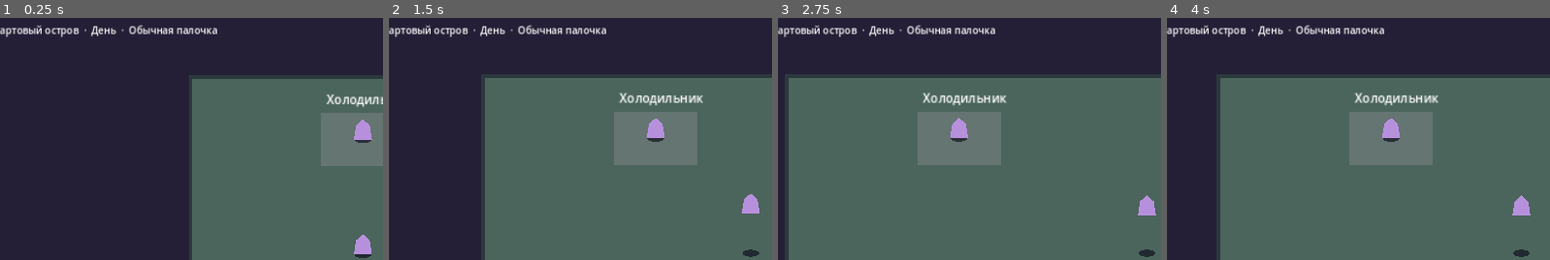
Above: before the commit, frames 1-4 (left to right).
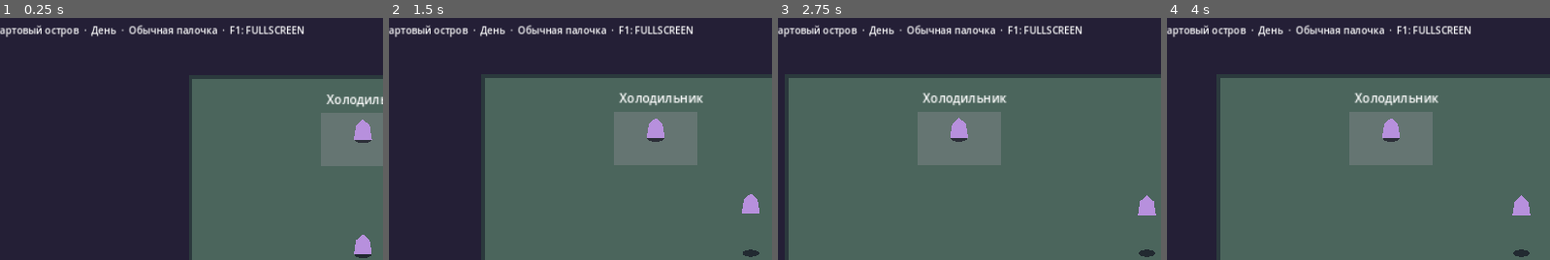
Above: after the commit, the same moments.

Repository: 0ri-space-cat/luna-dev-mode
Game: Godot game, scene res://scenes/skeleton/adventure.tscn
Two runs of this game, one before a commit and one after it. Both use one fixed random seed, a clock stepped at 60 frames per second and the inputs below. This scene is started directly instead of the project's main scene.
Inputs (mouse positions are % of the whole screen's width and height, from its top left):
- Up to frame 1 (0.25 s): no input
- Up to frame 2 (1.5 s): tap Enter at 0.5 s; move the mouse to (72, 45) at 0.52 s; hold Right (ui_right) 0.53-1.25 s; hold E 0.53-1.25 s; click (72, 45) at 0.67 s; tap Space at 0.77 s; tap Tab at 0.8 s; drag from (29, 55) to (44, 70) at 1.27 s
- Up to frame 3 (2.75 s): tap Space at 2 s; move the mouse to (60, 28) at 2.02 s; hold Right (ui_right) from 2.03 s (still down); hold F from 2.03 s (still down); tap T at 2.3 s
- Up to frame 4 (4 s): release Right (ui_right) at 2.75 s; release F at 2.75 s; drag from (44, 70) to (19, 35) at 2.77 s; tap Enter at 3.5 s; move the mouse to (80, 65) at 3.52 s; hold Left (ui_left) from 3.53 s (still down); hold E from 3.53 s (still down); tap H at 3.6 s; tap Space at 3.77 s
The pictures show only the part of the screen within x 2-52%, y 1-51%; the shares and areas given below are measured in that part.

The runs differ from the first frame. In frame 1, 0.4% of the frame differs, in the area x 58-80%, y 3-7%; in frame 2, 0.4%; in frame 3, 0.4%; in frame 4, 0.4%.

Commit message:
Implement fictional window frame, desktop crossing and first White Void discovery gate

Diff:
--- a/game/data/skeleton/DEV_OUTER_LOCATIONS.json
+++ b/game/data/skeleton/DEV_OUTER_LOCATIONS.json
@@ -7,6 +7,7 @@
     {"id": "DEV_OUTER_SUBSPACE", "scene": "res://scenes/skeleton/outer_routes/subspace.tscn", "entries": {"entry": [640, 582]}},
     {"id": "DEV_OUTER_EDGE", "scene": "res://scenes/skeleton/outer_routes/edge.tscn", "entries": {"entry": [250, 432]}},
     {"id": "DEV_OUTER_BLACK_VOID", "scene": "res://scenes/skeleton/outer_routes/black_void.tscn", "entries": {"entry": [221, 442], "house_exterior": [248, 242], "ghost": [638, 254]}},
+    {"id": "DEV_VIRTUAL_DESKTOP", "scene": "res://scenes/skeleton/outer_routes/virtual_desktop.tscn", "entries": {"entry": [595, 443]}},
     {"id": "META_WHITE_VOID", "scene": "res://scenes/skeleton/outer_routes/white_void.tscn", "entries": {"entry": [345, 443]}},
     {"id": "ET_LUMA_RES_04", "scene": "res://scenes/skeleton/outer_routes/house_04.tscn", "entries": {"entry": [280, 438]}}
   ],
--- /dev/null
+++ b/game/scenes/skeleton/outer_routes/virtual_desktop.tscn
@@ -0,0 +1,10 @@
+[gd_scene load_steps=2 format=3]
+
+[ext_resource type="Script" path="res://scripts/skeleton/outer_route_room.gd" id="1"]
+
+[node name="VirtualDesktop" type="Node2D"]
+script = ExtResource("1")
+floor_bounds = Rect2(110, 220, 1080, 400)
+requires_door = false
+travel_bounds = Rect2(110, 220, 1080, 400)
+action_bounds = Rect2(270, 390, 120, 115)
--- a/game/scripts/skeleton/adventure.gd
+++ b/game/scripts/skeleton/adventure.gd
@@ -39,6 +39,7 @@
 var _continuity: Dictionary = {}
 var _interrupted: Dictionary = {}
 var _away := false
+var white_discovered := false
 var _guest_save: Dictionary = {}
 var _recovery_only := false
 var _ready_for_play := false
@@ -61,6 +62,7 @@
 	home.frost_cast.connect(_on_frost_cast)
 	home.wand_mode_requested = _commit_wand_mode
 	home.public_ride_requested = _start_public_ride
+	home.desktop_requested = _start_desktop_visit
 	home.ghost_ride_requested = _start_ghost_ride
 	home.commands.parameter_changed.connect(_on_parameter_changed)
 	home.commands.component_changed.connect(_on_component_changed)
@@ -300,7 +302,7 @@
 
 
 func _has_persistent_history() -> bool:
-	return journal.serial > 0 or not ecology.episodes.is_empty() or not ecology.help.is_empty() \
+	return white_discovered or journal.serial > 0 or not ecology.episodes.is_empty() or not ecology.help.is_empty() \
 		or not ecology.exposures.is_empty() or observations.wakes > 0 or observations.forest_count > 0 \
 		or not observations.pending.is_empty() or not observations.delivered.is_empty()
 
@@ -425,7 +427,7 @@
 		match command:
 			"TELEPORT":
 				if argument == OuterRoutes.WHITE_ADDRESS:
-					succeeded = _visit_white_void()
+					succeeded = white_discovered and _visit_white_void()
 				else:
 					succeeded = home.teleport_known_location(argument)
 					if succeeded:
@@ -447,7 +449,44 @@
 		console.reject()
 
 
+func _start_desktop_visit() -> bool:
+	if _away or _simulation_suspended() or not _interrupted.is_empty() or home.game_mode != "WINDOWED" or home.game_frame_solid or not home._frame_edit_allowed():
+		return false
+	var checkpoint := home.make_snapshot()
+	if not _activate_guest(OuterRoutes.DESKTOP):
+		return false
+	var guest := outer.make_snapshot()
+	if not _write_profile(journal, _manual, checkpoint, {}, true, guest):
+		_reactivate_home(checkpoint)
+		return false
+	_continuity = checkpoint
+	_guest_save = guest
+	_away = true
+	return true
+
+
+func _discover_white_from_desktop() -> bool:
+	if not _away or _simulation_suspended() or not is_instance_valid(outer) or outer.hosted_entry != OuterRoutes.DESKTOP or outer.current_address != OuterRoutes.DESKTOP or not outer.at_desktop_exit():
+		return false
+	var before := outer.make_snapshot()
+	var known := white_discovered
+	if not outer._move_to_address(OuterRoutes.WHITE_ADDRESS):
+		return false
+	outer.hosted_entry = OuterRoutes.WHITE_ADDRESS
+	white_discovered = true
+	var guest := outer.make_snapshot()
+	if not _write_profile(journal, _manual, _continuity, {}, true, guest):
+		white_discovered = known
+		outer.hosted_entry = OuterRoutes.DESKTOP
+		outer.apply_snapshot(before)
+		return false
+	_guest_save = guest
+	return true
+
+
 func _visit_white_void(saved_guest: Dictionary = {}) -> bool:
+	if not white_discovered and saved_guest.is_empty():
+		return false
 	if not home.can_return_traveler(home.actor.position, home.actor.motion.elevation):
 		return false
 	var checkpoint := home.make_snapshot()
@@ -544,6 +583,8 @@
 	guest.process_mode = Node.PROCESS_MODE_PAUSABLE
 	guest.hosted_entry = address
 	guest.return_to_host = _return_to_home
+	if address == OuterRoutes.DESKTOP:
+		guest.desktop_exit = _discover_white_from_desktop
 	if address in [OuterRoutes.MEADOWS, OuterRoutes.LUMA, OuterRoutes.GHOST_ENTRY]:
 		guest.public_arrival = _finish_public_ride
 	add_child(guest)
@@ -584,7 +625,7 @@
 			continue
 		var point := Vector2(entity["position"][0], entity["position"][1])
 		var height := float(entity["motion"]["elevation"])
-		if outer.hosted_entry == OuterRoutes.WHITE_ADDRESS and not home.can_return_traveler(point, height):
+		if outer.hosted_entry in [OuterRoutes.WHITE_ADDRESS, OuterRoutes.DESKTOP] and not home.can_return_traveler(point, height):
 			point = Island.AncientConsole.RETURN_POINT
 			height = 0.0
 			if not home.can_return_traveler(point, height):
@@ -619,7 +660,7 @@
 	if _away and outer.hosted_entry == OuterRoutes.WHITE_ADDRESS:
 		manual = checkpoint.duplicate(true)
 		manual["white_visit"] = guest
-	elif _away and outer.hosted_entry in [OuterRoutes.MEADOWS, OuterRoutes.LUMA, OuterRoutes.GHOST_ENTRY]:
+	elif _away and outer.hosted_entry in [OuterRoutes.MEADOWS, OuterRoutes.LUMA, OuterRoutes.GHOST_ENTRY, OuterRoutes.DESKTOP]:
 		manual = checkpoint.duplicate(true)
 		manual["public_visit"] = {"entry": outer.hosted_entry, "guest": guest}
 	if not _write_profile(journal, manual, checkpoint, {}, _away, guest):
@@ -652,7 +693,7 @@
 
 func _load_saved_public_visit(checkpoint: Dictionary) -> bool:
 	var visit: Variant = checkpoint.get("public_visit")
-	if not visit is Dictionary or visit.get("entry") not in [OuterRoutes.MEADOWS, OuterRoutes.LUMA, OuterRoutes.GHOST_ENTRY] \
+	if not visit is Dictionary or visit.get("entry") not in [OuterRoutes.MEADOWS, OuterRoutes.LUMA, OuterRoutes.GHOST_ENTRY, OuterRoutes.DESKTOP] \
 			or not visit.get("guest") is Dictionary or visit["guest"].is_empty():
 		return false
 	var previous := home.make_snapshot()
@@ -721,6 +762,9 @@
 
 func _restore_profile(profile: Dictionary) -> bool:
 	var candidate := Journal.new()
+	var discovered: Variant = profile.get("white_discovered", false)
+	if not discovered is bool:
+		return false
 	if profile.get("kind") != PROFILE_KIND or not candidate.restore(profile.get("journal")) \
 			or not profile.get("state") is Dictionary or not profile.get("manual") is Dictionary \
 			or not profile.get("interrupted") is Dictionary or not profile.get("away") is bool:
@@ -737,7 +781,7 @@
 	var guest_entry: Variant = profile.get("guest_entry", OuterRoutes.BLACK_VOID if away else "")
 	if interrupted.is_empty() != candidate.pending.is_empty() \
 			or (away and (not interrupted.is_empty() or continuity.is_empty() \
-				or guest_entry not in [OuterRoutes.BLACK_VOID, OuterRoutes.WHITE_ADDRESS, OuterRoutes.MEADOWS, OuterRoutes.LUMA, OuterRoutes.GHOST_ENTRY])) \
+				or guest_entry not in [OuterRoutes.BLACK_VOID, OuterRoutes.WHITE_ADDRESS, OuterRoutes.MEADOWS, OuterRoutes.LUMA, OuterRoutes.GHOST_ENTRY, OuterRoutes.DESKTOP])) \
 			or (guest_entry == OuterRoutes.BLACK_VOID and candidate.applied != 2) \
 			or (not away and guest_entry != ""):
 		return false
@@ -759,6 +803,7 @@
 	_continuity = checkpoint if interrupted.is_empty() and not source.is_empty() else continuity
 	_interrupted = checkpoint if not interrupted.is_empty() else interrupted
 	_away = profile["away"]
+	white_discovered = discovered
 	journal = candidate
 	ecology = candidate_ecology
 	observations = candidate_observations
@@ -769,10 +814,10 @@
 			if outer.apply_snapshot(guest_save):
 				_guest_save = guest_save
 			else:
-				if guest_entry in [OuterRoutes.MEADOWS, OuterRoutes.LUMA, OuterRoutes.GHOST_ENTRY]:
+				if guest_entry in [OuterRoutes.MEADOWS, OuterRoutes.LUMA, OuterRoutes.GHOST_ENTRY, OuterRoutes.DESKTOP]:
 					return _return_to_home()
 				_notice("Восстановлена безопасная точка прибытия")
-		elif guest_entry in [OuterRoutes.MEADOWS, OuterRoutes.LUMA, OuterRoutes.GHOST_ENTRY]:
+		elif guest_entry in [OuterRoutes.MEADOWS, OuterRoutes.LUMA, OuterRoutes.GHOST_ENTRY, OuterRoutes.DESKTOP]:
 			return _return_to_home()
 		return true
 	if not _interrupted.is_empty():
@@ -868,7 +913,7 @@
 		away: bool, guest: Dictionary = {}) -> bool:
 	return _profile_valid and _store.write_snapshot({"format": Store.FORMAT, "kind": PROFILE_KIND,
 		"journal": current.snapshot(), "ecology": ecology.snapshot(), "observations": observations.snapshot(),
-		"manual": manual, "state": state,
+		"manual": manual, "state": state, "white_discovered": white_discovered,
 		"away": away, "interrupted": interrupted, "guest": guest,
 		"guest_entry": outer.hosted_entry if away else ""}, profile_path)
 
--- a/game/scripts/skeleton/outer_routes_fixture.gd
+++ b/game/scripts/skeleton/outer_routes_fixture.gd
@@ -16,6 +16,8 @@
 const GHOST_ENTRY := "P04_NIGHT_STATION"
 const HOUSE_04 := "ET_LUMA_RES_04"
 const WHITE_ADDRESS := "META_WHITE_VOID"
+const DESKTOP := "DEV_VIRTUAL_DESKTOP"
+const DESKTOP_EXIT := Rect2(1000, 330, 90, 230)
 const ORDINARY_STOPS := [MEADOWS, LUMA, COAST]
 const FRAME := Rect2(108, 184, 1064, 432)
 const RIDE_SECONDS := 6.0
@@ -36,6 +38,8 @@
 var cracking := false
 var _drift := Vector2.ZERO
 var return_to_host: Callable
+var desktop_exit: Callable
+var _desktop_previous := Vector2.INF
 var public_arrival: Callable
 var hosted_entry := BLACK_VOID
 
@@ -60,7 +64,7 @@
 		_address_input.text_submitted.connect(_submit_address)
 		if not router.load_catalog_json(_catalog_path()):
 			_startup_error(router.last_error)
-		if hosted_entry == WHITE_ADDRESS:
+		if hosted_entry in [WHITE_ADDRESS, DESKTOP]:
 			$Interface/Controls.text = "WASD / стрелки · движение    E · действие"
 			for label: Label in [$Interface/Controls, _status, _action_hint, _feedback]:
 				label.add_theme_color_override("font_color", Color("4b415b"))
@@ -127,7 +131,7 @@
 
 
 func _can_restore_at(room: Room, body: ElevationBody) -> bool:
-	if return_to_host.is_valid() and hosted_entry == WHITE_ADDRESS:
+	if return_to_host.is_valid() and hosted_entry in [WHITE_ADDRESS, DESKTOP]:
 		return _can_place(room, body.position)
 	return (room as RouteRoom).travel_bounds.grow(4.0).has_point(body.position)
 
@@ -292,7 +296,7 @@
 			if public_arrival.is_valid():
 				return public_arrival.call(EDGE)
 			return _at_action() and _move_to_address(COAST)
-		WHITE_ADDRESS:
+		WHITE_ADDRESS, DESKTOP:
 			return _at_action() and return_to_host.is_valid() and return_to_host.call()
 		BLACK_VOID:
 			if _at_action():
@@ -363,7 +367,7 @@
 	world_clock.advance(delta)
 	if world_clock.phase() != Clock.Phase.NIGHT:
 		exploration.station_ghost = ""
-	var margin := actor.motion.safe_margin + 1.0 if current_address == WHITE_ADDRESS else 1.0
+	var margin := actor.motion.safe_margin + 1.0 if current_address in [WHITE_ADDRESS, DESKTOP] else 1.0
 	var bounds := (_room as RouteRoom).travel_bounds.grow(-margin)
 	actor.position = actor.position.clamp(bounds.position, bounds.end)
 	var input := _keyboard_movement().limit_length() if keyboard else Vector2.ZERO
@@ -381,7 +385,16 @@
 			if keyboard:
 				_apply_keyboard_input()
 			_remember_safe_point()
+	if current_address == DESKTOP:
+		var previous := _desktop_previous
+		_desktop_previous = actor.position
+		if previous != Vector2.INF and previous.distance_to(actor.position) <= 64.0 and not DESKTOP_EXIT.has_point(previous) and at_desktop_exit() and desktop_exit.is_valid():
+			desktop_exit.call()
 	_update_interface()
+
+
+func at_desktop_exit() -> bool:
+	return current_address == DESKTOP and actor.motion.grounded and DESKTOP_EXIT.has_point(actor.position)
 
 
 func _tick_frame(delta: float, input: Vector2) -> void:
@@ -477,6 +490,7 @@
 			_status.text = "Дом №04"
 		WHITE_ADDRESS:
 			_status.text = "Белая Пустота"
+	$Interface.visible = current_address not in [DESKTOP, WHITE_ADDRESS]
 	_action_hint.text = _contextual_action()
 
 
@@ -530,7 +544,7 @@
 	var next_exploration := VoidExploration.new()
 	var address: Variant = data.get("address")
 	var white_visit := return_to_host.is_valid() and hosted_entry == WHITE_ADDRESS
-	if (address == WHITE_ADDRESS) != white_visit:
+	if (address == WHITE_ADDRESS) != white_visit or (address == DESKTOP) != (return_to_host.is_valid() and hosted_entry == DESKTOP):
 		return false
 	if return_to_host.is_valid() and hosted_entry == GHOST_ENTRY and address != BLACK_VOID:
 		return false
@@ -558,6 +572,7 @@
 		return false
 	exploration = next_exploration
 	_record_text = ""
+	_desktop_previous = Vector2.INF
 	last_safe_address = safe["address"]
 	last_safe_point = safe_point
 	world_clock.restore(clock.snapshot())
--- a/game/scripts/skeleton/outer_routes_presentation.gd
+++ b/game/scripts/skeleton/outer_routes_presentation.gd
@@ -56,6 +56,8 @@
 			_draw_black_void()
 		Routes.WHITE_ADDRESS:
 			_draw_white_void()
+		Routes.DESKTOP:
+			_draw_desktop()
 		_:
 			_draw_ground()
 	if world.current_address != Routes.SUBSPACE and world.actor.motion.grounded:
@@ -126,9 +128,23 @@
 			draw_rect(opening, Color("ffd490"), false, 3.0)
 
 
+func _draw_desktop() -> void:
+	_gradient(Color("39354e"), Color("77708b"))
+	var window := Rect2(115, 220, 450, 355)
+	draw_rect(window, Color("46495c"))
+	draw_rect(window.grow(4), Color("b4a6ca"), false, 3.0)
+	draw_rect(Rect2(window.position, Vector2(window.size.x, 25)), Color("71618d"))
+	draw_string(ThemeDB.fallback_font, window.position + Vector2(12, 18), "LUNA: Dev Mode", HORIZONTAL_ALIGNMENT_LEFT, -1, 16, Color("eadbf4"))
+	draw_rect(Rect2(270, 390, 120, 115), Color("b5a4c8"), false, 2.0)
+	draw_string(ThemeDB.fallback_font, Vector2(285, 525), "E", HORIZONTAL_ALIGNMENT_LEFT, -1, 15, Color("e7dcec"))
+	draw_rect(Rect2(1000, 330, 90, 230), Color("d9d4e8"))
+	draw_rect(Rect2(0, 760, 1280, 40), Color("353044"))
+
+
 func _draw_white_void() -> void:
 	var room := world._room as Routes.RouteRoom
 	_gradient(Color("fcfaff"), Color("ded9ec"))
+	draw_string(ThemeDB.fallback_font, Vector2(810, 710), Routes.WHITE_ADDRESS, HORIZONTAL_ALIGNMENT_LEFT, -1, 16, Color("c4bed1"))
 	draw_rect(room.floor_bounds, Color("f5f1fb"))
 	draw_rect(room.floor_bounds, Color("c8bfd7"), false, 2.0)
 	var pad := room.action_bounds
--- a/game/scripts/skeleton/start_island.gd
+++ b/game/scripts/skeleton/start_island.gd
@@ -168,6 +168,14 @@
 var _initial_oni: Dictionary = {}
 var _initial_city_states: Array[Dictionary] = []
 var public_ride_requested: Callable
+var desktop_requested: Callable
+const WindowFrame = preload("res://scripts/skeleton/window_frame_2d.gd")
+var game_mode := "FULLSCREEN"
+var game_frame_solid := true
+var _window_frame: WindowFrame
+var _frame_panel: PanelContainer
+var _frame_switch: CheckButton
+var _frame_previous := Vector2.INF
 var city_bench_active := true
 var city_bench_step := 0
 var city_bench_observed := false
@@ -417,6 +425,7 @@
 
 
 func _ready() -> void:
+	_setup_window_frame()
 	wand_pair.original = projection
 	world_clock.minute_changed.connect(_update_world_light)
 	_ice_duration.active_changed.connect(_update_ice_support)
@@ -2205,6 +2214,107 @@
 	return true
 
 
+func _setup_window_frame() -> void:
+	_window_frame = WindowFrame.new()
+	var layer := CanvasLayer.new()
+	layer.layer = 0
+	add_child(layer)
+	layer.add_child(_window_frame)
+	_frame_panel = PanelContainer.new()
+	_frame_panel.position = Vector2(430, 340)
+	_frame_panel.custom_minimum_size = Vector2(270, 56)
+	_frame_switch = CheckButton.new()
+	_frame_switch.text = "GAME_FRAME"
+	_frame_switch.button_pressed = true
+	_frame_switch.toggled.connect(_on_frame_switch)
+	_frame_panel.add_child(_frame_switch)
+	$Interface.add_child(_frame_panel)
+	_frame_panel.hide()
+
+
+func set_game_mode(mode: String) -> bool:
+	if mode not in ["FULLSCREEN", "WINDOWED"] or not (actor as EntityBody).accepts_player_input():
+		return false
+	game_mode = mode
+	_reset_window_frame()
+	_update_window_visual()
+	return true
+
+
+func _reset_window_frame() -> void:
+	game_frame_solid = true
+	_frame_previous = Vector2.INF
+	if is_instance_valid(_frame_panel):
+		_frame_panel.hide()
+
+
+func _update_window_visual() -> void:
+	if is_instance_valid(_window_frame):
+		_window_frame.active = game_mode == "WINDOWED"
+		_window_frame.solid = game_frame_solid
+		_window_frame.queue_redraw()
+
+
+func _frame_world_bounds() -> Rect2:
+	_camera.force_update_scroll()
+	var extent := _camera.get_viewport_rect().size / _camera.zoom
+	return Rect2(_camera.get_screen_center_position() - extent * (Vector2.ONE * 0.5 - WindowFrame.INSET), extent * (Vector2.ONE - WindowFrame.INSET * 2.0))
+
+
+func _frame_edit_allowed() -> bool:
+	if not desktop_requested.is_valid() or game_mode != "WINDOWED" or highland.camera_mode != "LOCKED" or not highland.camera_owned or access.wand_mode != AccessState.DEVELOPER or not actor.motion.grounded or actor.is_attached() or actor.has_passenger() or not (actor as EntityBody).accepts_player_input() or is_instance_valid(_debug_editor):
+		return false
+	var bounds := _frame_world_bounds()
+	var point: Vector2 = actor.position - Vector2(0, actor.motion.elevation)
+	return bounds.grow(2.0).has_point(point) and not bounds.grow(-actor.foot_radius() - 35.0).has_point(point)
+
+
+func set_game_frame_solid(value: bool) -> bool:
+	if not _frame_edit_allowed():
+		return false
+	game_frame_solid = value
+	_update_window_visual()
+	return true
+
+
+func _on_frame_switch(value: bool) -> void:
+	if set_game_frame_solid(value):
+		_frame_panel.hide()
+	else:
+		_frame_switch.set_pressed_no_signal(game_frame_solid)
+
+
+func _tick_window_frame() -> bool:
+	_update_window_visual()
+	if game_mode != "WINDOWED" or highland.camera_mode != "LOCKED" or not highland.camera_owned:
+		_frame_previous = Vector2.INF
+		game_frame_solid = true
+		return false
+	if access.wand_mode != AccessState.DEVELOPER:
+		game_frame_solid = true
+	var bounds := _frame_world_bounds()
+	var current: Vector2 = actor.position - Vector2(0, actor.motion.elevation)
+	var previous := _frame_previous
+	_frame_previous = current
+	if previous == Vector2.INF or not bounds.has_point(previous) or previous.distance_to(current) > 64.0 or not actor.motion.grounded or actor.is_attached() or actor.has_passenger() or not (actor as EntityBody).accepts_player_input():
+		return false
+	if bounds.has_point(current):
+		return false
+	var inside := current.clamp(bounds.position + Vector2.ONE, bounds.end - Vector2.ONE)
+	var safe := inside + Vector2(0, actor.motion.elevation)
+	if not can_return_traveler(safe, actor.motion.elevation):
+		return false
+	actor.position = safe
+	actor.motion.reset_on_surface(safe, actor.motion.elevation)
+	_frame_previous = inside
+	if not game_frame_solid and access.wand_mode == AccessState.DEVELOPER and desktop_requested.is_valid():
+		if desktop_requested.call():
+			_reset_window_frame()
+			return true
+	actor._impulse_velocity = Vector2.ZERO
+	return false
+
+
 func toggle_camera_lock() -> bool:
 	if not highland.camera_owned or is_instance_valid(_debug_editor) or not (actor as EntityBody).accepts_player_input():
 		return false
@@ -2213,6 +2323,7 @@
 		highland.camera_mode = "LOCKED"
 	else:
 		highland.camera_mode = "FOLLOW"
+	_reset_window_frame()
 	_update_local_camera()
 	_camera.reset_smoothing()
 	_sync_mountain_bridge()
@@ -2224,6 +2335,7 @@
 	if not super.return_to_luna():
 		return false
 	highland.camera_mode = "FOLLOW"
+	_reset_window_frame()
 	_update_local_camera()
 	_camera.reset_smoothing()
 	_sync_mountain_bridge()
@@ -3516,6 +3628,10 @@
 
 
 func set_home_active(active: bool) -> void:
+	if is_instance_valid(_window_frame):
+		_window_frame.visible = active
+	if not active:
+		_reset_window_frame()
 	if not active and ancient_console != null:
 		ancient_console.close()
 	if not active and is_instance_valid(_yuki_panel):
@@ -3730,6 +3846,8 @@
 		forest_bank_left.emit()
 	_was_at_bank = at_bank
 	_update_local_camera()
+	if _tick_window_frame():
+		return
 	_sync_mountain_bridge()
 	var find_visibility := Vector2i(
 		int(actor.motion.elevation >= SecretFinds.GRAVITY_HEIGHT and actor.position.distance_to(SecretFinds.GRAVITY_POINT) < 75.0),
@@ -3768,6 +3886,7 @@
 		_status.text += "  ·  Z: Тамагочи"
 	if antimemetic.stage > 0:
 		_status.text += "  ·  F3: Фонарь" + (" ✓" if antimemetic.active else "")
+	_status.text += "  ·  F1: " + game_mode
 	if highland.camera_owned:
 		_status.text += "  ·  F4: " + highland.camera_mode
 	if highland.compass_owned:
@@ -3794,6 +3913,9 @@
 
 
 func _apply_keyboard_input() -> void:
+	if is_instance_valid(_frame_panel) and _frame_panel.visible:
+		apply_player_input(Vector2.ZERO)
+		return
 	if is_instance_valid(_tamagotchi_panel) and _tamagotchi_panel.visible:
 		apply_player_input(Vector2.ZERO)
 		return
@@ -4289,7 +4411,15 @@
 			KEY_ESCAPE, KEY_M: _set_music_focus(false)
 		get_viewport().set_input_as_handled()
 		return
+	if is_instance_valid(_frame_panel) and _frame_panel.visible:
+		if event.keycode == KEY_ESCAPE:
+			_frame_panel.hide()
+		get_viewport().set_input_as_handled()
+		return
 	match event.keycode:
+		KEY_F1:
+			if set_game_mode("WINDOWED" if game_mode == "FULLSCREEN" else "FULLSCREEN"):
+				get_viewport().set_input_as_handled()
 		KEY_O:
 			if use_luna_door():
 				get_viewport().set_input_as_handled()
@@ -4370,6 +4500,12 @@
 			if cycle_hourglass():
 				get_viewport().set_input_as_handled()
 		KEY_TAB:
+			if _frame_edit_allowed():
+				_frame_switch.set_pressed_no_signal(game_frame_solid)
+				_frame_panel.show()
+				_frame_switch.grab_focus()
+				get_viewport().set_input_as_handled()
+				return
 			if not _can_hack_second_wand() or not get_wand_editor_tabs(Administrator.ID).is_empty():
 				_toggle_debug_editor()
 			get_viewport().set_input_as_handled()
@@ -4535,6 +4671,7 @@
 func make_snapshot() -> Dictionary:
 	var data := super.make_snapshot()
 	data["address_schema"] = ADDRESS_SCHEMA
+	data["game_mode"] = game_mode
 	# FORWARD is a transient autonomy lease. Disk/recovery saves preserve the
 	# physical result but return the player to ordinary input on restoration.
 	if not _forward_behavior.is_empty():
@@ -4615,6 +4752,9 @@
 
 
 func apply_snapshot(data: Dictionary) -> bool:
+	var next_game_mode: Variant = data.get("game_mode", "FULLSCREEN")
+	if next_game_mode not in ["FULLSCREEN", "WINDOWED"]:
+		return false
 	var schema: Variant = data.get("address_schema", 0)
 	if typeof(schema) not in [TYPE_INT, TYPE_FLOAT] or float(schema) not in [0.0, 1.0, 2.0, 3.0, 4.0, 5.0, 6.0, 7.0, 8.0, 9.0, 10.0, 11.0, 12.0, 13.0, 14.0, 15.0, 16.0, 17.0, 18.0, float(ADDRESS_SCHEMA)]:
 		return false
@@ -5019,6 +5159,9 @@
 				if not previous_edge_surfaces.has(surface):
 					_surfaces.erase(surface)
 		return false
+	game_mode = next_game_mode
+	_reset_window_frame()
+	_update_window_visual()
 	city_tools = next_tools
 	luna_door_session = next_door
 	_tick_stamps(0.0)
--- /dev/null
+++ b/game/scripts/skeleton/window_frame_2d.gd
@@ -0,0 +1,20 @@
+extends Node2D
+## Fictional desktop overlay, entirely inside the game's canvas.
+const INSET := Vector2(0.16, 0.18)
+var active := false
+var solid := true
+
+
+func _draw() -> void:
+	if not active:
+		return
+	var size := get_viewport_rect().size
+	var frame := Rect2(size * INSET, size * (Vector2.ONE - INSET * 2.0))
+	var ink := Color("343348")
+	draw_rect(Rect2(Vector2.ZERO, Vector2(size.x, frame.position.y)), ink)
+	draw_rect(Rect2(Vector2(0, frame.end.y), Vector2(size.x, size.y - frame.end.y)), ink)
+	draw_rect(Rect2(Vector2(0, frame.position.y), Vector2(frame.position.x, frame.size.y)), ink)
+	draw_rect(Rect2(Vector2(frame.end.x, frame.position.y), Vector2(size.x - frame.end.x, frame.size.y)), ink)
+	draw_rect(frame.grow(2.0), Color("b8a8d1") if solid else Color("e5d4fa"), false, 3.0)
+	draw_rect(Rect2(frame.position - Vector2(0, 22), Vector2(frame.size.x, 22)), Color("695b86"))
+	draw_string(ThemeDB.fallback_font, frame.position + Vector2(9, -6), "LUNA: Dev Mode", HORIZONTAL_ALIGNMENT_LEFT, -1, 14, Color("f1e9fa"))
--- a/game/tests/test_skeleton_ancient_console.gd
+++ b/game/tests/test_skeleton_ancient_console.gd
@@ -73,6 +73,10 @@
 
 	_key(KEY_E)
 	await process_frame
+	await _type_command("TELEPORT " + Routes.WHITE_ADDRESS)
+	assert(field.visible and not game._away and not game.white_discovered)
+	# Isolate repeat visit; physical route has a separate test.
+	game.white_discovered = true
 	game.profile_path = "res://unwritable.json"
 	await _type_command("TELEPORT " + Routes.WHITE_ADDRESS)
 	assert(field.visible and not game._away and game.outer == null and actor.get_parent() == home)
Not shown, changed: docs/SKELETON_BUILD_HANDOFF.md
